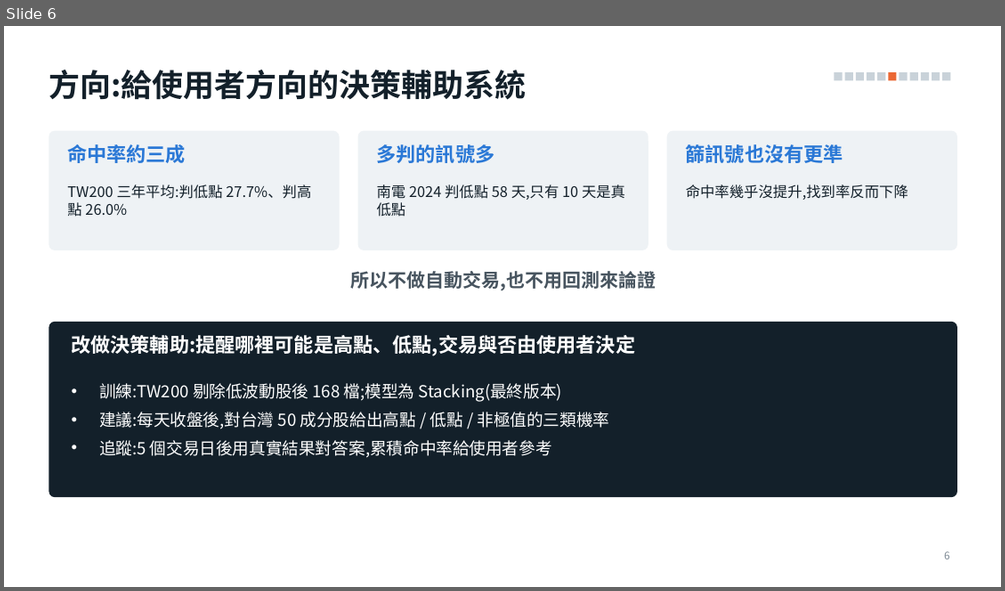
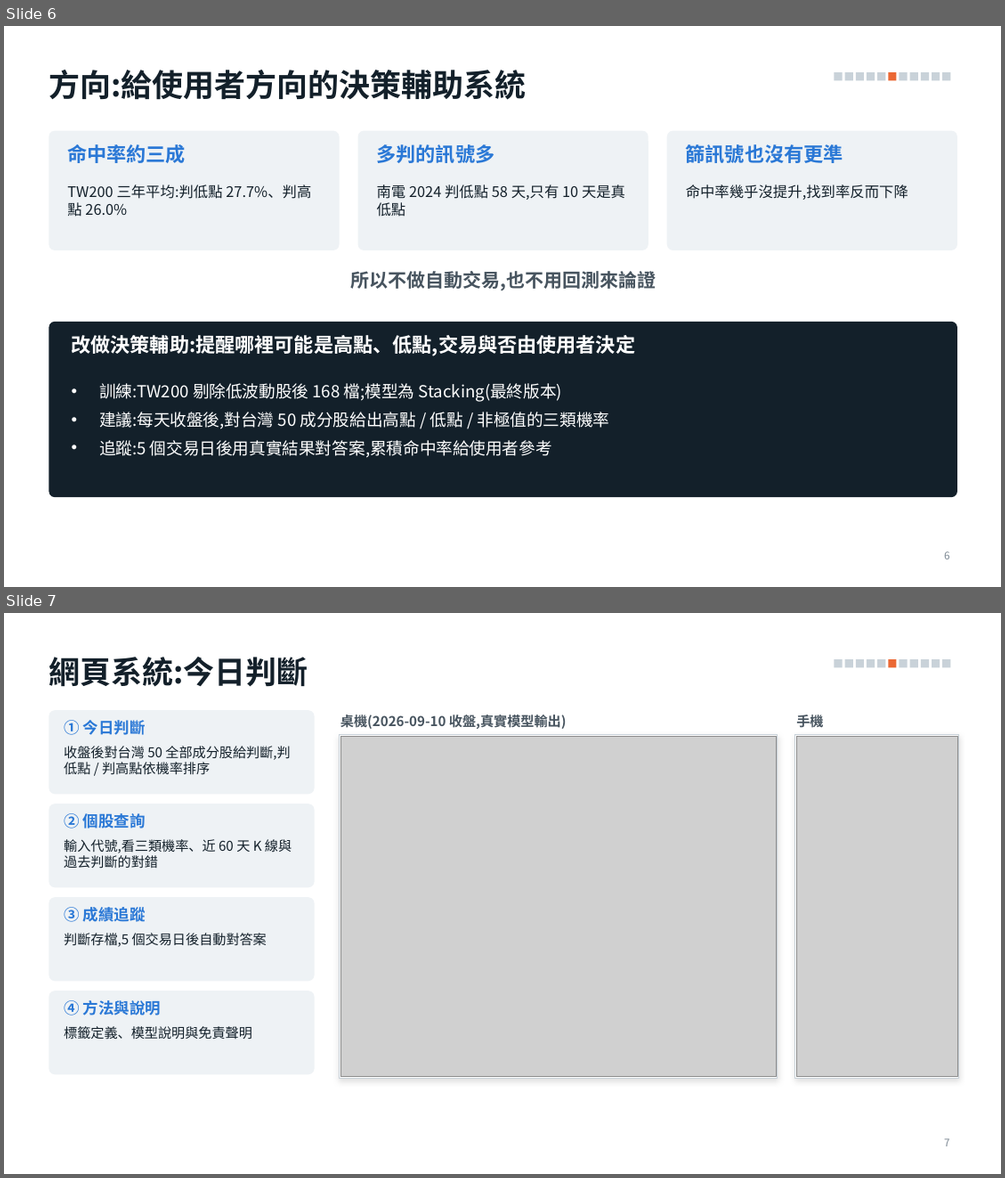
Before and after one commit to alextixu/fcukproject, a slide deck: method_kline_peak/report/kline_peak_report.pptx. Shown one above the other, each under a label of ours: slide 6 before the commit, slides 6 and 7 after it. The pictures are 1005x591 and 1005x1178 pixels, drawn with LibreOffice and Linux fonts; fonts in the diff are those of the drawing; grey boxes stand for pictures. Boxes give left, top, right and bottom in pixels: in the first picture for what was removed or moved away, otherwise in the second. Text is boxed around its words. In the diff, an @@ line names an element or a change of style, - is before the commit and + after.

```diff
--- a/method_kline_peak/report/kline_peak_report.pptx
+++ b/method_kline_peak/report/kline_peak_report.pptx
@@ slide 7 added at bbox=[4, 613, 1001, 1174], background #FFFFFF; not listed: 11 template elements that a slide beside it also shows @@
@@ title added at bbox=[48, 657, 307, 687], 30 pt, text #13202A, bold @@
+網頁系統:今日判斷
@@ rounded rectangle added at bbox=[48, 710, 315, 794], fill #EEF2F5 @@
@@ text added at bbox=[340, 714, 566, 729], 13 pt, text #47545F, bold @@
+桌機(2026-09-10 收盤,真實模型輸出)
@@ text added at bbox=[796, 714, 823, 728], 13 pt, text #47545F, bold @@
+手機
@@ text added at bbox=[64, 720, 146, 735], 15 pt, text #2A78D6, bold @@
+① 今日判斷
@@ text added at bbox=[64, 746, 290, 775], 13 pt, text #13202A @@
+收盤後對台灣 50 全部成分股給判斷,判低點 / 判高點依機率排序
@@ rectangle added at bbox=[339, 735, 777, 1078], fill #FFFFFF, outline #C9D2D9 1 pt @@
@@ picture added at bbox=[340, 737, 776, 1077] @@
@@ rectangle added at bbox=[795, 735, 959, 1078], fill #FFFFFF, outline #C9D2D9 1 pt @@
@@ picture added at bbox=[797, 737, 957, 1077] @@
@@ rounded rectangle added at bbox=[48, 803, 315, 887], fill #EEF2F5 @@
@@ text added at bbox=[64, 813, 146, 828], 15 pt, text #2A78D6, bold @@
+② 個股查詢
@@ text added at bbox=[64, 839, 291, 868], 13 pt, text #13202A @@
+輸入代號,看三類機率、近 60 天 K 線與過去判斷的對錯
@@ rounded rectangle added at bbox=[48, 897, 315, 981], fill #EEF2F5 @@
@@ text added at bbox=[64, 907, 146, 922], 15 pt, text #2A78D6, bold @@
+③ 成績追蹤
@@ text added at bbox=[64, 933, 267, 947], 13 pt, text #13202A @@
+判斷存檔,5 個交易日後自動對答案
@@ rounded rectangle added at bbox=[48, 990, 315, 1074], fill #EEF2F5 @@
@@ text added at bbox=[64, 1000, 161, 1015], 15 pt, text #2A78D6, bold @@
+④ 方法與說明
@@ text added at bbox=[64, 1026, 252, 1039], 13 pt, text #13202A @@
+標籤定義、模型說明與免責聲明
@@ page number added at bbox=[944, 1138, 949, 1146], 10 pt, text #7A8691 @@
+7
```
Also in this commit, not shown: 2 other slides added, 6 other files.
